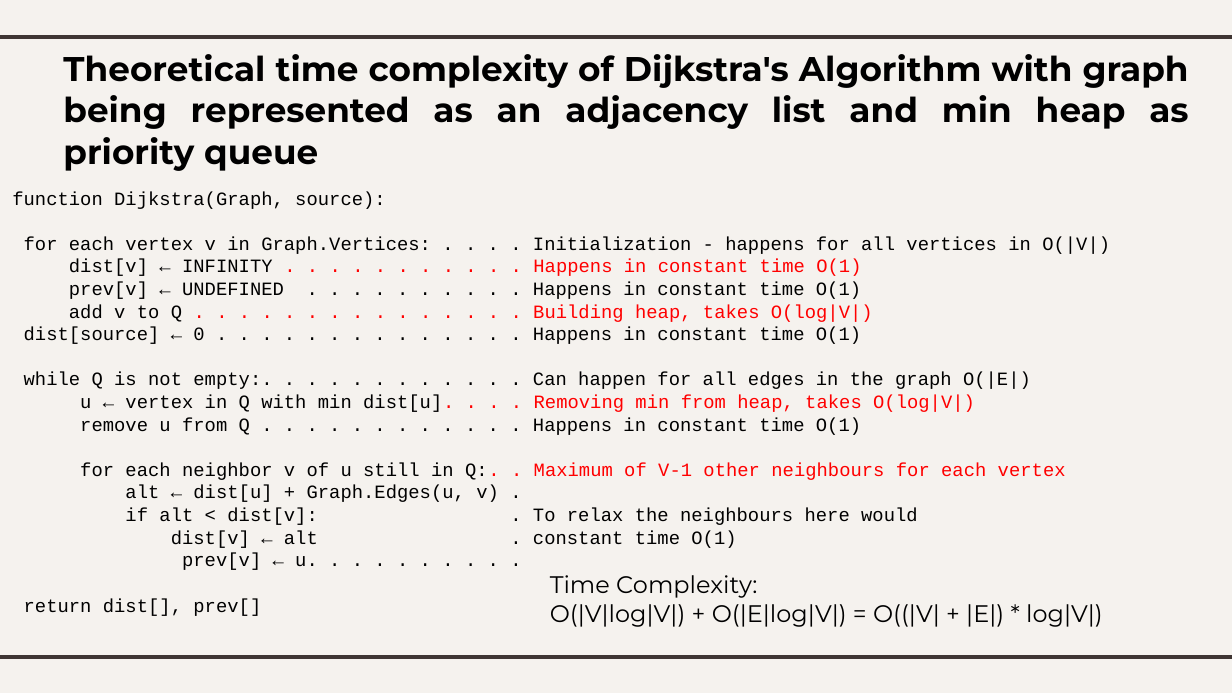
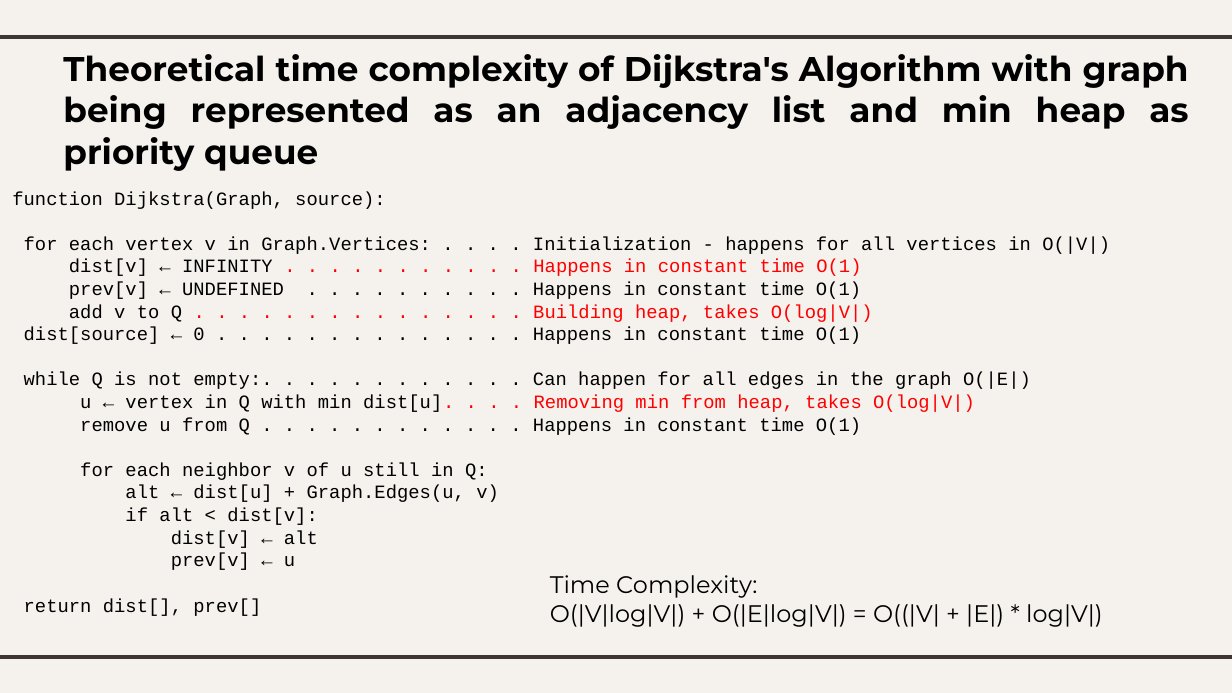
Before and after one commit to DennisDCCH/SC2001, a slide deck: slide 14 of Lab 2/SC2001 Lab2.pptx. Drawn at 1232x693 pixels with LibreOffice and Linux fonts; fonts in the diff are those of the drawing. Boxes give left, top, right and bottom in pixels: in the first picture for what was removed or moved away, otherwise in the second. Text is boxed around its words. In the diff, an @@ line names an element or a change of style, - is before the commit and + after.

```diff
--- a/Lab 2/SC2001 Lab2.pptx
+++ b/Lab 2/SC2001 Lab2.pptx
@@ text at box(80, 463, 499, 570): text changed @@
-for each neighbor v of u still in Q:. . Maximum of V-1 other neighbours for each vertex
-alt ← dist[u] + Graph.Edges(u, v) .
-if alt < dist[v]: . To relax the neighbours here would
-dist[v] ← alt . constant time O(1)
-prev[v] ← u. . . . . . . . . .
+for each neighbor v of u still in Q:
+alt ← dist[u] + Graph.Edges(u, v)
+if alt < dist[v]:
+dist[v] ← alt
+prev[v] ← u
```
Also in this commit, not shown: 1 other slide changed, 3 other files.
